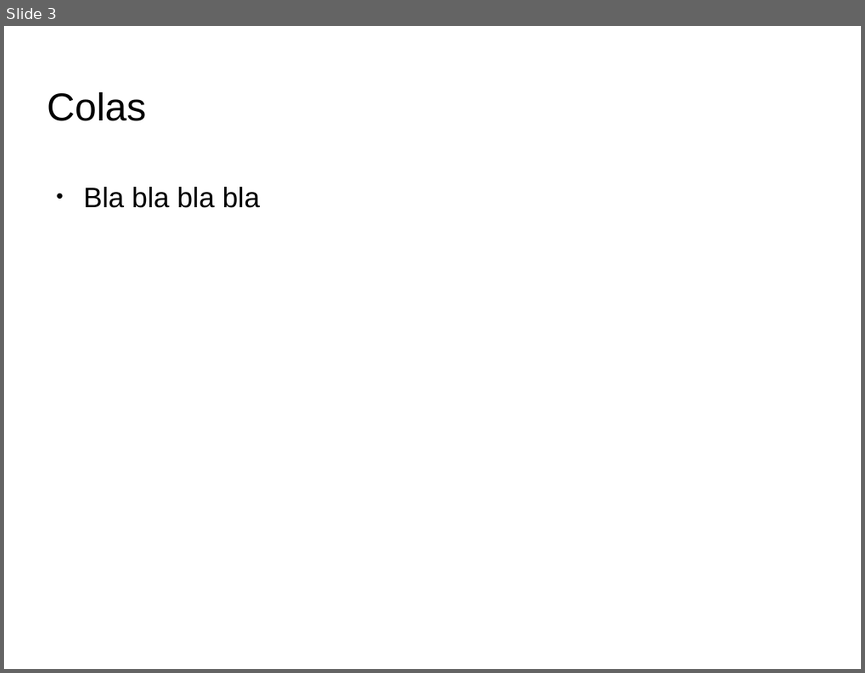
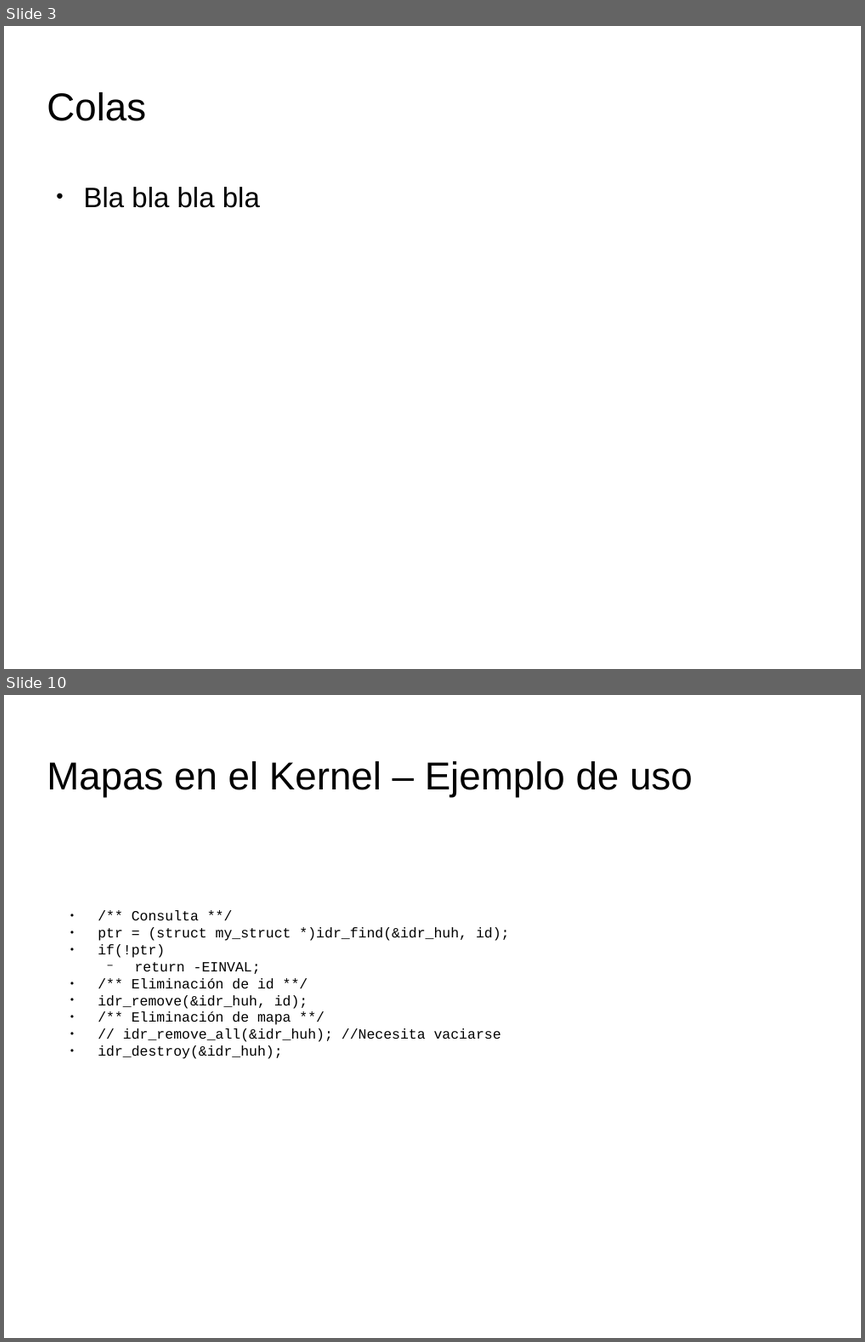
Before and after one commit to tombe85/lin, a slide deck: presentacion/EstructurasDeDatosKernel.odp. Shown one above the other, each under a label of ours: slide 3 before the commit, slides 3 and 10 after it; the slides between them are not shown. The pictures are 865x673 and 865x1342 pixels, drawn with LibreOffice and Linux fonts; fonts in the diff are those of the drawing; background and template pictures are left out. Boxes give left, top, right and bottom in pixels: in the first picture for what was removed or moved away, otherwise in the second. Text is boxed around its words. In the diff, an @@ line names an element or a change of style, - is before the commit and + after.

Commit message:
Avances presentación mapas

```diff
--- a/presentacion/EstructurasDeDatosKernel.odp
+++ b/presentacion/EstructurasDeDatosKernel.odp
@@ slide 10 added at (4,695,861,1338), background picture (left out) @@
@@ title added at (46,761,692,798), 36 pt, text #000000 @@
+Mapas en el Kernel – Ejemplo de uso
@@ text added at (98,910,510,1059), 13 pt, text #000000 @@
+● /** Consulta **/
+● ptr = (struct my_struct *)idr_find(&idr_huh, id);
+● if(!ptr)
+  − return -EINVAL;
+● /** Eliminación de id **/
+● idr_remove(&idr_huh, id);
+● /** Eliminación de mapa **/
+● // idr_remove_all(&idr_huh); //Necesita vaciarse
+● idr_destroy(&idr_huh);
```
Also in this commit, not shown: 6 slides changed.
